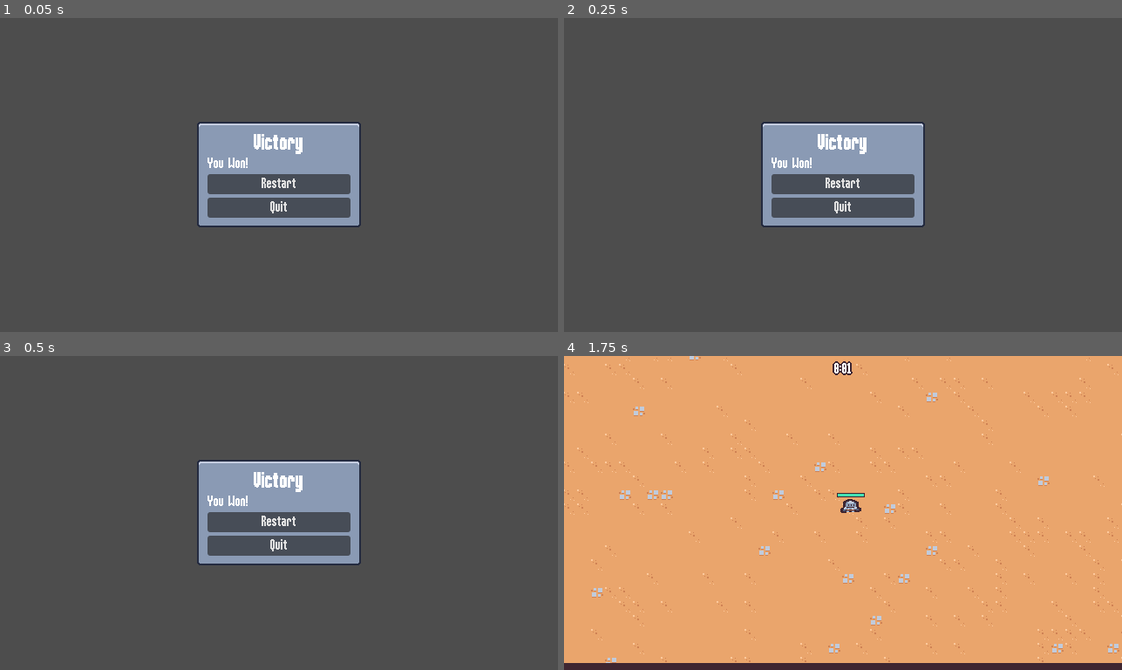
Above: before the commit, frames 1-4 (two rows, left to right).
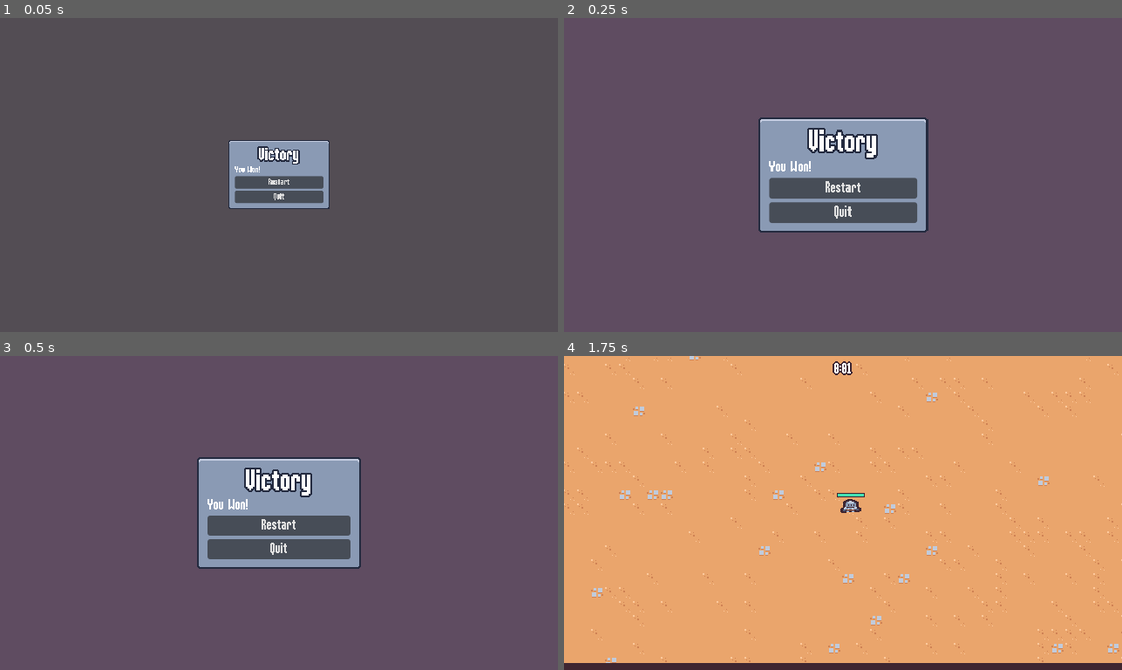
Above: after the commit, the same moments.

Repository: Marllon-Freitas/rogue-like-style-game
Game: Godot game, scene res://scenes/ui/end_screen.tscn
Two runs of this game, one before a commit and one after it. Both use one fixed random seed, a clock stepped at 60 frames per second and the inputs below. This scene is started directly instead of the project's main scene.
Inputs (mouse positions are in pixels of both pictures, inside the frame that each line leads up to):
- Up to frame 1 (0.05 s): no input
- Up to frame 2 (0.25 s): no input
- Up to frame 3 (0.5 s): no input
- Up to frame 4 (1.75 s): click "Restart" at 0.5 s; tap Enter at 1.25 s; move the mouse to (965, 497) at 1.27 s; press the mouse at (965, 497) at 1.28 s; hold D (move_right) from 1.28 s (still down)

The runs differ from the first frame. In frame 1, 6.2% of the frame differs, in the area x 35-65%, y 33-67%; in frame 2, 4.6%; in frame 3, 3.1%; in frame 4, nothing differs.

Commit message:
feat: animating the end and victory screens

Diff:
--- a/scenes/ui/end_screen.gd
+++ b/scenes/ui/end_screen.gd
@@ -1,7 +1,19 @@
 extends CanvasLayer
+
+@onready var panel_container = $%PanelContainer
 
 
 func _ready():
+	panel_container.pivot_offset = panel_container.size / 2
+	panel_container.scale = Vector2.ZERO
+	var tween = create_tween()
+	tween.tween_property(panel_container, "scale", Vector2.ZERO, 0)
+	(
+		tween
+		. tween_property(panel_container, "scale", Vector2.ONE, 0.3)
+		. set_ease(Tween.EASE_OUT)
+		. set_trans(Tween.TRANS_BACK)
+	)
 	get_tree().paused = true
 	$%RestartButton.pressed.connect(on_restart_button_pressed)
 	$%QuitButton.pressed.connect(on_quit_button_pressed)
--- a/scenes/ui/end_screen.tscn
+++ b/scenes/ui/end_screen.tscn
@@ -1,10 +1,79 @@
-[gd_scene load_steps=2 format=3 uid="uid://w0luq2030glx"]
+[gd_scene load_steps=6 format=3 uid="uid://w0luq2030glx"]
 
 [ext_resource type="Script" path="res://scenes/ui/end_screen.gd" id="1_u1jhw"]
+
+[sub_resource type="Animation" id="Animation_vfp4r"]
+length = 0.001
+tracks/0/type = "value"
+tracks/0/imported = false
+tracks/0/enabled = true
+tracks/0/path = NodePath("ColorRect:modulate")
+tracks/0/interp = 1
+tracks/0/loop_wrap = true
+tracks/0/keys = {
+"times": PackedFloat32Array(0),
+"transitions": PackedFloat32Array(1),
+"update": 0,
+"values": [Color(1, 1, 1, 1)]
+}
+
+[sub_resource type="Animation" id="Animation_fmopw"]
+resource_name = "in"
+length = 0.15
+step = 0.05
+tracks/0/type = "value"
+tracks/0/imported = false
+tracks/0/enabled = true
+tracks/0/path = NodePath("ColorRect:modulate")
+tracks/0/interp = 1
+tracks/0/loop_wrap = true
+tracks/0/keys = {
+"times": PackedFloat32Array(0, 0.15),
+"transitions": PackedFloat32Array(1, 1),
+"update": 0,
+"values": [Color(1, 1, 1, 0), Color(1, 1, 1, 1)]
+}
+
+[sub_resource type="Animation" id="Animation_qnet4"]
+resource_name = "out"
+length = 0.15
+step = 0.05
+tracks/0/type = "value"
+tracks/0/imported = false
+tracks/0/enabled = true
+tracks/0/path = NodePath("ColorRect:modulate")
+tracks/0/interp = 1
+tracks/0/loop_wrap = true
+tracks/0/keys = {
+"times": PackedFloat32Array(0, 0.15),
+"transitions": PackedFloat32Array(1, 1),
+"update": 0,
+"values": [Color(1, 1, 1, 1), Color(1, 1, 1, 0)]
+}
+
+[sub_resource type="AnimationLibrary" id="AnimationLibrary_x4nsc"]
+_data = {
+"RESET": SubResource("Animation_vfp4r"),
+"in": SubResource("Animation_fmopw"),
+"out": SubResource("Animation_qnet4")
+}
 
 [node name="EndScreen" type="CanvasLayer"]
 process_mode = 3
 script = ExtResource("1_u1jhw")
+
+[node name="AnimationPlayer" type="AnimationPlayer" parent="."]
+libraries = {
+"": SubResource("AnimationLibrary_x4nsc")
+}
+autoplay = "in"
+
+[node name="ColorRect" type="ColorRect" parent="."]
+offset_right = 640.0
+offset_bottom = 360.0
+grow_horizontal = 2
+grow_vertical = 2
+color = Color(0.607843, 0.298039, 0.639216, 0.239216)
 
 [node name="MarginContainer" type="MarginContainer" parent="."]
 anchors_preset = 15
@@ -14,6 +83,7 @@
 grow_vertical = 2
 
 [node name="PanelContainer" type="PanelContainer" parent="MarginContainer"]
+unique_name_in_owner = true
 layout_mode = 2
 size_flags_horizontal = 4
 size_flags_vertical = 4
@@ -32,7 +102,12 @@
 [node name="TitleLabel" type="Label" parent="MarginContainer/PanelContainer/MarginContainer/VBoxContainer"]
 unique_name_in_owner = true
 layout_mode = 2
-theme_override_font_sizes/font_size = 24
+theme_override_colors/font_shadow_color = Color(0.141176, 0.168627, 0.25098, 1)
+theme_override_colors/font_outline_color = Color(0.141176, 0.168627, 0.25098, 1)
+theme_override_constants/shadow_offset_x = 0
+theme_override_constants/shadow_offset_y = 0
+theme_override_constants/outline_size = 8
+theme_override_font_sizes/font_size = 32
 text = "Victory"
 horizontal_alignment = 1
 vertical_alignment = 1
--- a/scenes/ui/experience_bar.tscn
+++ b/scenes/ui/experience_bar.tscn
@@ -3,7 +3,7 @@
 [ext_resource type="Script" path="res://scenes/ui/experience_bar.gd" id="1_0p17g"]
 
 [sub_resource type="StyleBoxFlat" id="StyleBoxFlat_vevpc"]
-bg_color = Color(0, 0.6, 0.858824, 1)
+bg_color = Color(0.458824, 0.890196, 1, 1)
 border_width_left = 2
 border_width_top = 2
 border_width_right = 2
--- a/scenes/ui/upgrade_screen.tscn
+++ b/scenes/ui/upgrade_screen.tscn
@@ -2,6 +2,21 @@
 
 [ext_resource type="PackedScene" uid="uid://d370djs373sfv" path="res://scenes/ui/ability_upgrade_card.tscn" id="1_5irme"]
 [ext_resource type="Script" path="res://scenes/ui/upgrade_screen.gd" id="1_dv3ao"]
+
+[sub_resource type="Animation" id="Animation_vfp4r"]
+length = 0.001
+tracks/0/type = "value"
+tracks/0/imported = false
+tracks/0/enabled = true
+tracks/0/path = NodePath("ColorRect:modulate")
+tracks/0/interp = 1
+tracks/0/loop_wrap = true
+tracks/0/keys = {
+"times": PackedFloat32Array(0),
+"transitions": PackedFloat32Array(1),
+"update": 0,
+"values": [Color(1, 1, 1, 1)]
+}
 
 [sub_resource type="Animation" id="Animation_fmopw"]
 resource_name = "in"
@@ -18,21 +33,6 @@
 "transitions": PackedFloat32Array(1, 1),
 "update": 0,
 "values": [Color(1, 1, 1, 0), Color(1, 1, 1, 1)]
-}
-
-[sub_resource type="Animation" id="Animation_vfp4r"]
-length = 0.001
-tracks/0/type = "value"
-tracks/0/imported = false
-tracks/0/enabled = true
-tracks/0/path = NodePath("ColorRect:modulate")
-tracks/0/interp = 1
-tracks/0/loop_wrap = true
-tracks/0/keys = {
-"times": PackedFloat32Array(0),
-"transitions": PackedFloat32Array(1),
-"update": 0,
-"values": [Color(1, 1, 1, 1)]
 }
 
 [sub_resource type="Animation" id="Animation_qnet4"]
